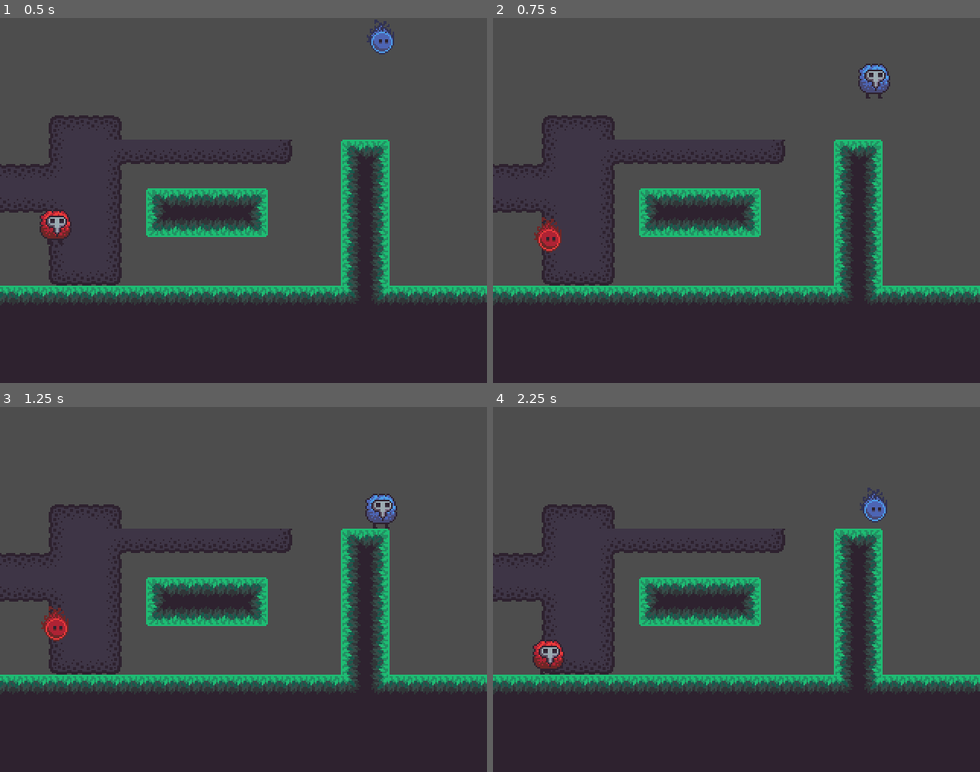
Above: before the commit, frames 1-4 (two rows, left to right).
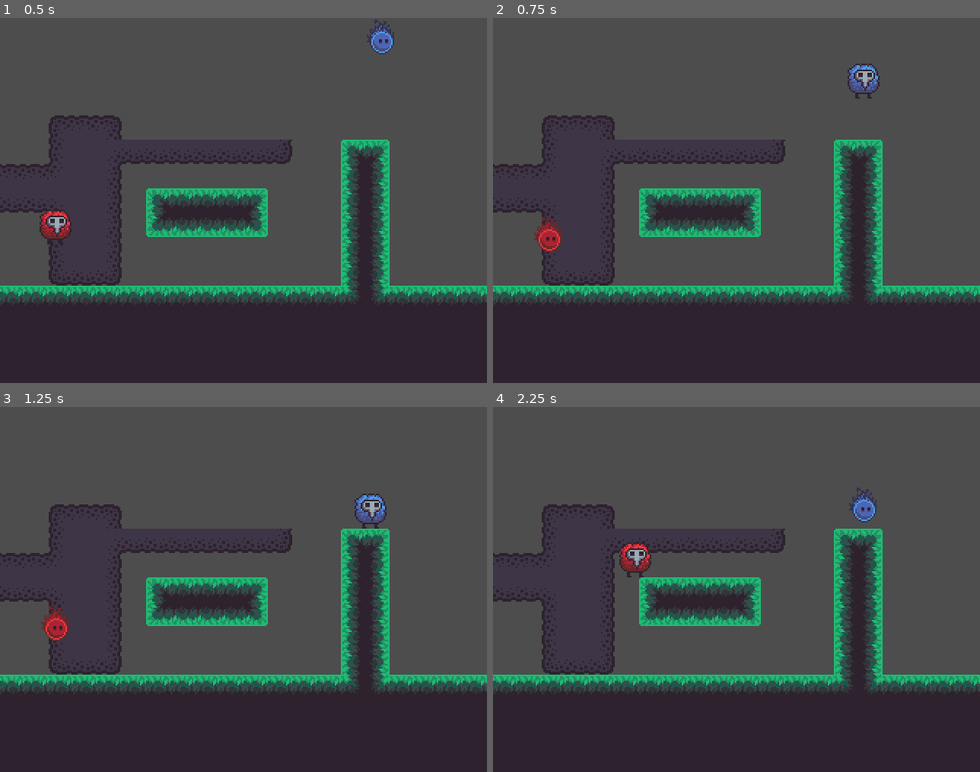
Above: after the commit, the same moments.

Repository: Octoan1/Global-Game-Jam-2026
Game: Godot game, scene res://Scenes/main.tscn
Two runs of this game, one before a commit and one after it. Both use one fixed random seed, a clock stepped at 60 frames per second and the inputs below.
Inputs:
- Up to frame 1 (0.5 s): no input
- Up to frame 2 (0.75 s): tap Enter (ui_accept) at 0.5 s; hold D (p1_move_right, bound only after the commit) from 0.53 s (still down); tap Left (p2_move_left, bound only after the commit) at 0.6 s
- Up to frame 3 (1.25 s): keep holding D (p1_move_right, bound only after the commit); tap W (p1_jump, bound only after the commit) at 0.77 s
- Up to frame 4 (2.25 s): tap Enter (ui_accept) at 1.25 s; tap Right (p2_move_right, bound only after the commit) at 1.35 s; tap W (p1_jump, bound only after the commit) at 1.52 s; release D (p1_move_right, bound only after the commit) at 2.03 s; hold A (p1_move_left, bound only after the commit) from 2.03 s (still down); tap Left (p2_move_left, bound only after the commit) at 2.1 s

Frame 1 is identical in both runs. In frame 2, 0.6% of the frame differs, in the area x 72-82%, y 12-23%; in frame 3, 0.6%; in frame 4, 1.3%, in the area x 8-81%, y 22-74%.

Commit message:
dingle walk, background, moved files

Diff:
--- a/project.godot
+++ b/project.godot
@@ -36,16 +36,19 @@
 p1_move_left={
 "deadzone": 0.2,
 "events": [Object(InputEventJoypadMotion,"resource_local_to_scene":false,"resource_name":"","device":0,"axis":0,"axis_value":-1.0,"script":null)
+, Object(InputEventKey,"resource_local_to_scene":false,"resource_name":"","device":-1,"window_id":0,"alt_pressed":false,"shift_pressed":false,"ctrl_pressed":false,"meta_pressed":false,"pressed":false,"keycode":0,"physical_keycode":65,"key_label":0,"unicode":97,"location":0,"echo":false,"script":null)
 ]
 }
 p1_move_right={
 "deadzone": 0.2,
 "events": [Object(InputEventJoypadMotion,"resource_local_to_scene":false,"resource_name":"","device":0,"axis":0,"axis_value":1.0,"script":null)
+, Object(InputEventKey,"resource_local_to_scene":false,"resource_name":"","device":-1,"window_id":0,"alt_pressed":false,"shift_pressed":false,"ctrl_pressed":false,"meta_pressed":false,"pressed":false,"keycode":0,"physical_keycode":68,"key_label":0,"unicode":100,"location":0,"echo":false,"script":null)
 ]
 }
 p1_jump={
 "deadzone": 0.2,
 "events": [Object(InputEventJoypadButton,"resource_local_to_scene":false,"resource_name":"","device":0,"button_index":0,"pressure":0.0,"pressed":true,"script":null)
+, Object(InputEventKey,"resource_local_to_scene":false,"resource_name":"","device":-1,"window_id":0,"alt_pressed":false,"shift_pressed":false,"ctrl_pressed":false,"meta_pressed":false,"pressed":false,"keycode":0,"physical_keycode":87,"key_label":0,"unicode":119,"location":0,"echo":false,"script":null)
 ]
 }
 p1_throw={
@@ -61,16 +64,19 @@
 p2_move_left={
 "deadzone": 0.2,
 "events": [Object(InputEventJoypadMotion,"resource_local_to_scene":false,"resource_name":"","device":1,"axis":0,"axis_value":-1.0,"script":null)
+, Object(InputEventKey,"resource_local_to_scene":false,"resource_name":"","device":-1,"window_id":0,"alt_pressed":false,"shift_pressed":false,"ctrl_pressed":false,"meta_pressed":false,"pressed":false,"keycode":0,"physical_keycode":4194319,"key_label":0,"unicode":0,"location":0,"echo":false,"script":null)
 ]
 }
 p2_move_right={
 "deadzone": 0.2,
 "events": [Object(InputEventJoypadMotion,"resource_local_to_scene":false,"resource_name":"","device":1,"axis":0,"axis_value":1.0,"script":null)
+, Object(InputEventKey,"resource_local_to_scene":false,"resource_name":"","device":-1,"window_id":0,"alt_pressed":false,"shift_pressed":false,"ctrl_pressed":false,"meta_pressed":false,"pressed":false,"keycode":0,"physical_keycode":4194321,"key_label":0,"unicode":0,"location":0,"echo":false,"script":null)
 ]
 }
 p2_jump={
 "deadzone": 0.2,
 "events": [Object(InputEventJoypadButton,"resource_local_to_scene":false,"resource_name":"","device":1,"button_index":0,"pressure":0.0,"pressed":true,"script":null)
+, Object(InputEventKey,"resource_local_to_scene":false,"resource_name":"","device":-1,"window_id":0,"alt_pressed":false,"shift_pressed":false,"ctrl_pressed":false,"meta_pressed":false,"pressed":false,"keycode":0,"physical_keycode":4194320,"key_label":0,"unicode":0,"location":0,"echo":false,"script":null)
 ]
 }
 p2_throw={
Binary file added: Aseprite/Environment/background.aseprite
Binary file added: Aseprite/Environment/flat_background.png
Not shown, added: Aseprite/Environment/flat_background.png.import
Renamed: Aseprite/Player/dingle.aseprite -> Aseprite/Player/Dingle/dingle.aseprite
Renamed: Aseprite/Player/dingle.png -> Aseprite/Player/Dingle/dingle.png
Not shown, changed: Aseprite/Player/Dingle/dingle.png.import
Renamed: Aseprite/Player/dingle_ghost.aseprite -> Aseprite/Player/Dingle/dingle_ghost.aseprite
Renamed: Aseprite/Player/dingle_ghost.png -> Aseprite/Player/Dingle/dingle_ghost.png
Not shown, added: Aseprite/Player/Dingle/dingle_ghost.png.import
Binary file added: Aseprite/Player/Dingle/dingle_walk-Sheet.png
Not shown, added: Aseprite/Player/Dingle/dingle_walk-Sheet.png.import
Binary file added: Aseprite/Player/Dingle/dingle_walk.aseprite
(and 11 more such lines)
